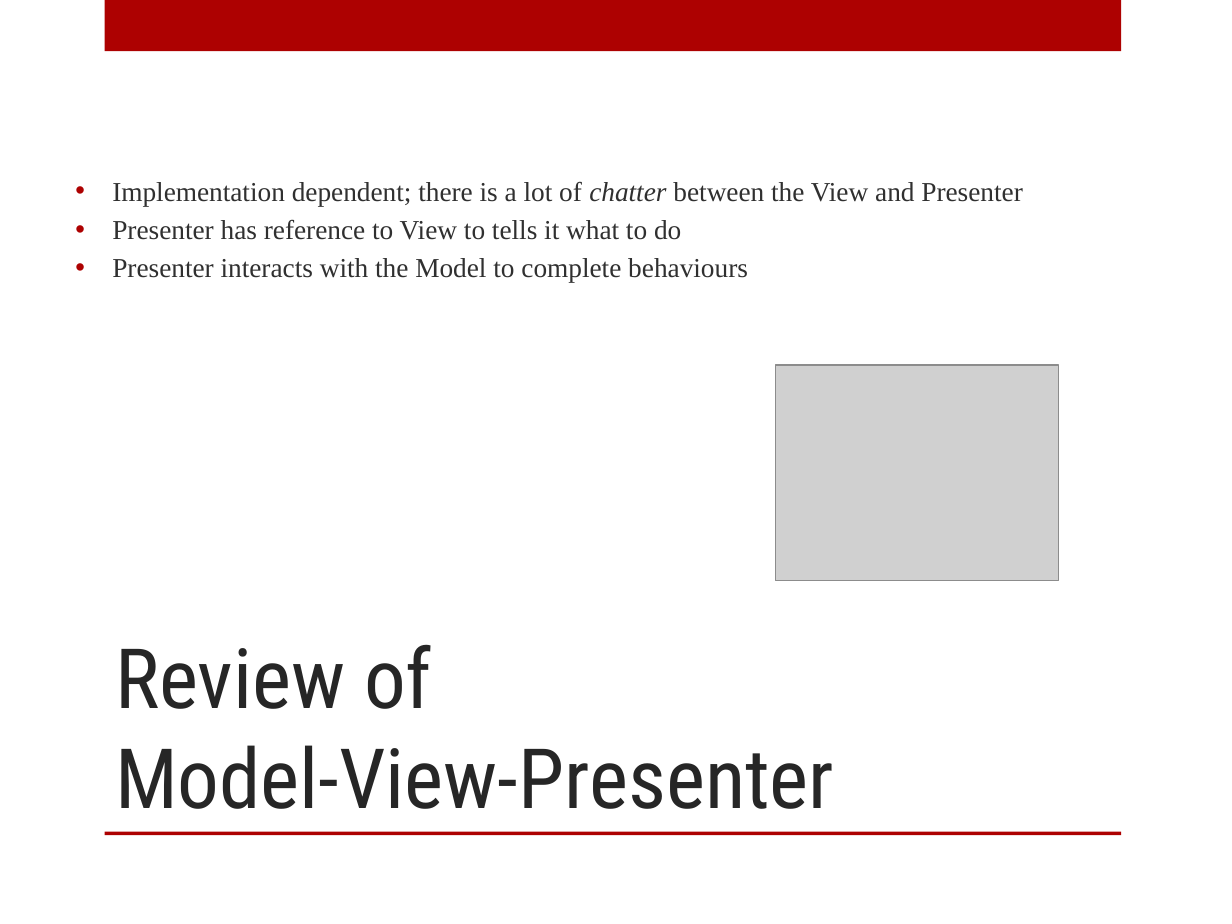
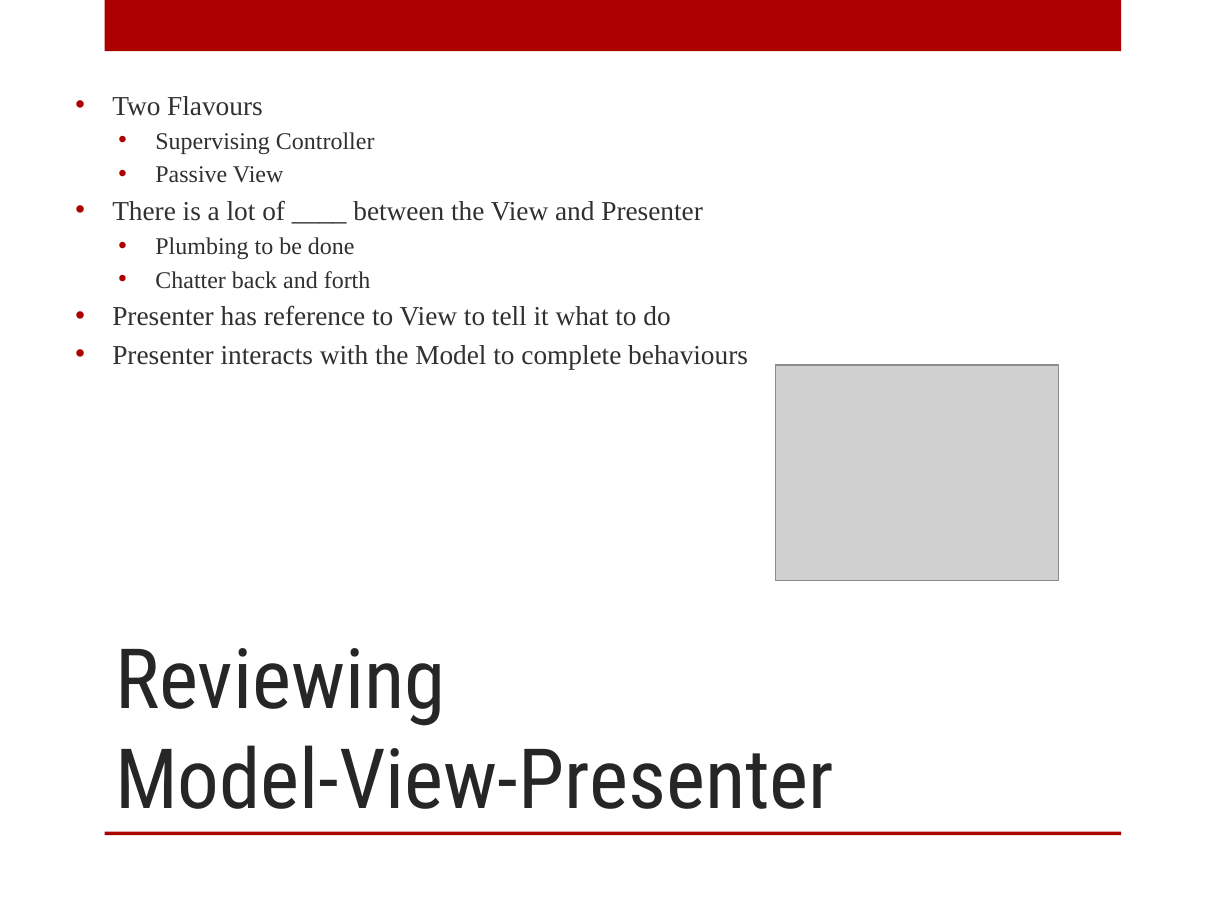
Before and after one commit to arcresources/MVPtoMVVM, a slide deck: slide 3 of docs/MVP to MVVM.pptx (slide 4 before the commit). Drawn at 1232x924 pixels with LibreOffice and Linux fonts; fonts in the diff are those of the drawing; grey boxes stand for pictures; background and template pictures are left out. Boxes give left, top, right and bottom in pixels: in the first picture for what was removed or moved away, otherwise in the second. Text is boxed around its words. In the diff, an @@ line names an element or a change of style, - is before the commit and + after.

Commit message:
reviewing powerpoint slides.

```diff
--- a/docs/MVP to MVVM.pptx
+++ b/docs/MVP to MVVM.pptx
@@ text at (x1=112, y1=96, x2=703, y2=326): text changed @@
-• Implementation dependent; there is a lot of chatter between the View and Presenter
-• Presenter has reference to View to tells it what to do
+• Two Flavours
+  • Supervising Controller
+  • Passive View
+• There is a lot of ____ between the View and Presenter
+  • Plumbing to be done
+  • Chatter back and forth
+• Presenter has reference to View to tell it what to do
@@ title at (x1=115, y1=648, x2=834, y2=809): text changed @@
-Review of
-Model-View-Presenter
+Reviewing
+Model-View-Presenter
```
Also in this commit, not shown: 1 other slide changed, 1 slide added, 1 other file.
